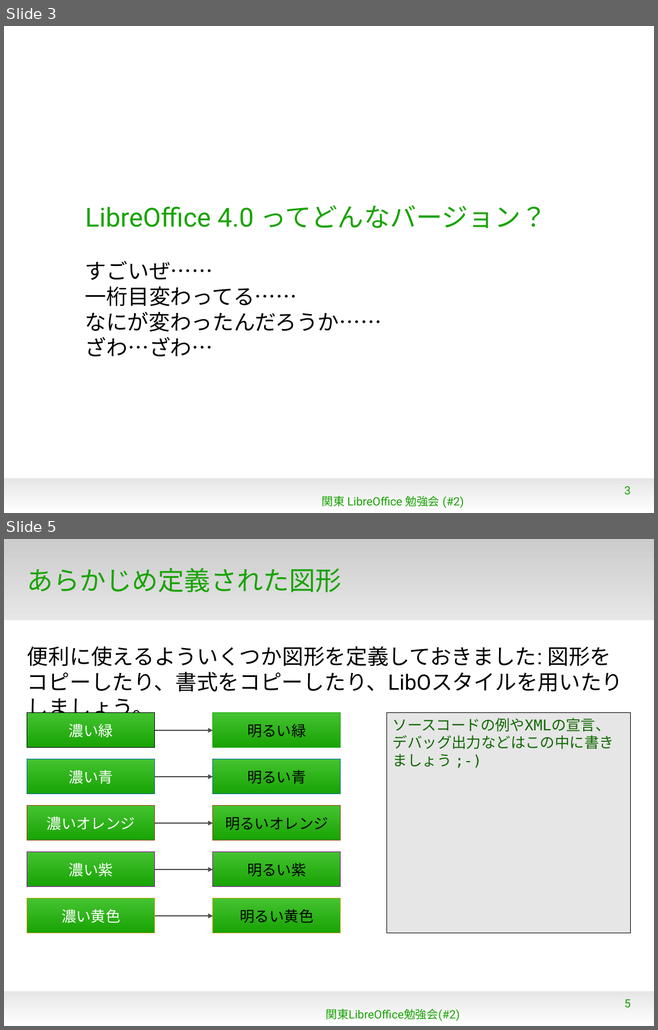
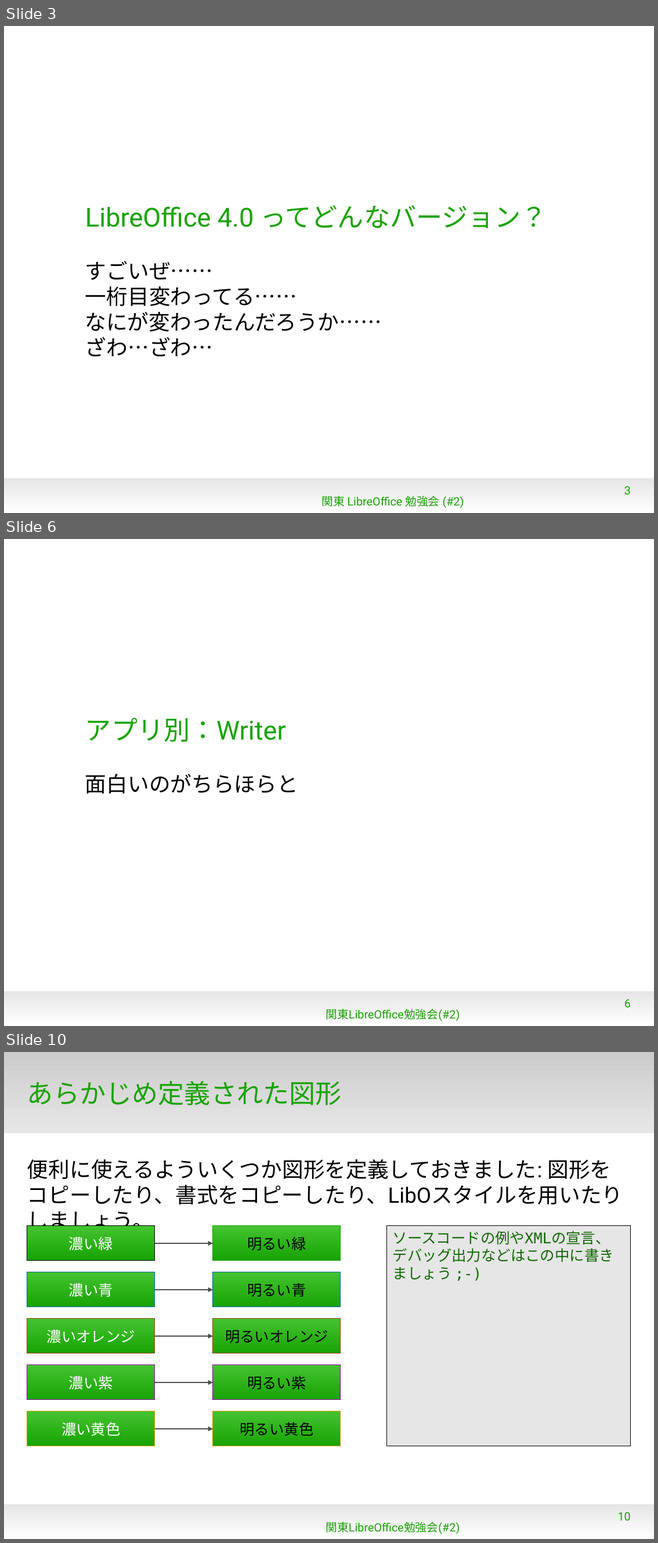
Before and after one commit to naruoga/KantoLibreOffice, a slide deck: Jan2013/WhatsNew4-0.odp. Shown one above the other, each under a label of ours: slides 3 and 5 before the commit, slides 3, 6 and 10 after it; the slides between them are not shown. The pictures are 658x1030 and 658x1543 pixels, drawn with LibreOffice and Linux fonts; fonts in the diff are those of the drawing; background and template pictures are left out. Boxes give left, top, right and bottom in pixels: in the first picture for what was removed or moved away, otherwise in the second. Text is boxed around its words. In the diff, an @@ line names an element or a change of style, - is before the commit and + after.

```diff
--- a/Jan2013/WhatsNew4-0.odp
+++ b/Jan2013/WhatsNew4-0.odp
@@ slide 6 added at [4,539,654,1026], background #FFFFFF; not listed: 1 template element that a slide beside it also shows @@
@@ title added at [85,718,286,742], 32 pt, text #18A303 @@
+アプリ別：Writer
@@ subtitle added at [85,774,298,794], 26 pt, text #000000 @@
+面白いのがちらほらと
@@ page number added at [624,1000,630,1008], 14 pt, text #18A303 @@
+6
@@ text added at [325,1009,459,1022], 14 pt, text #18A303 @@
+関東LibreOffice勉強会(#2)
@@ what was slide 5 is now slide 10 @@
@@ page number at [618,1512,630,1521]: text changed @@
-5
+10
```
Also in this commit, not shown: 1 slide changed, 4 other slides added.
